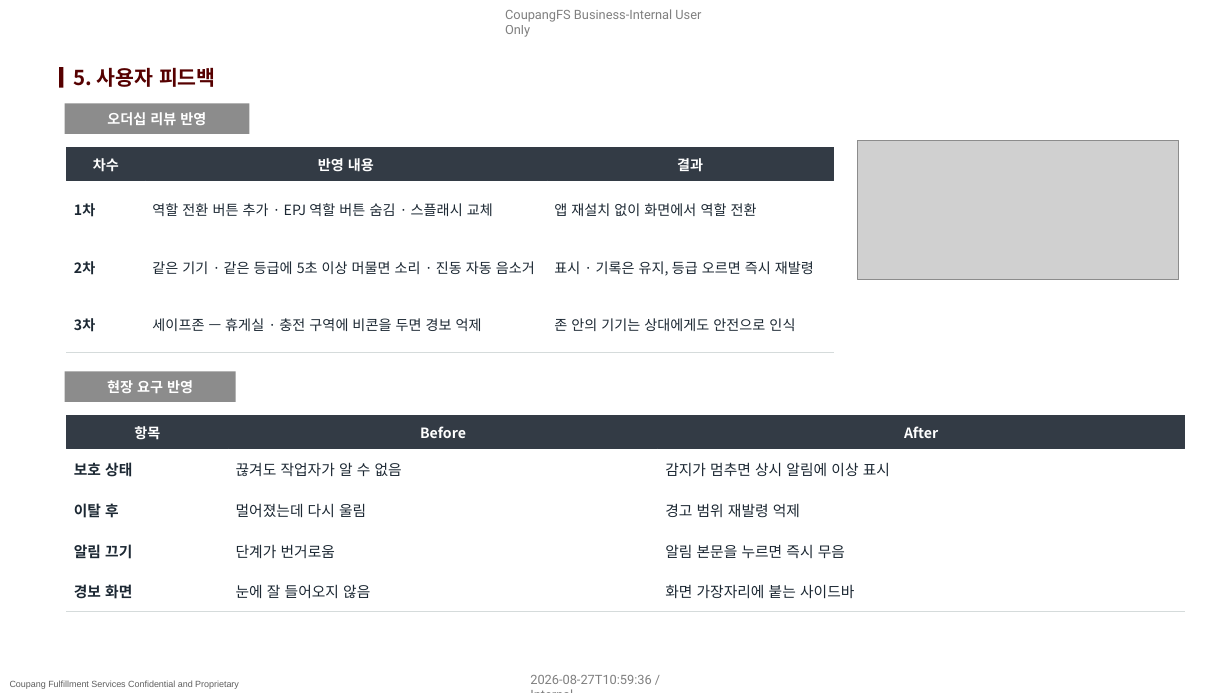
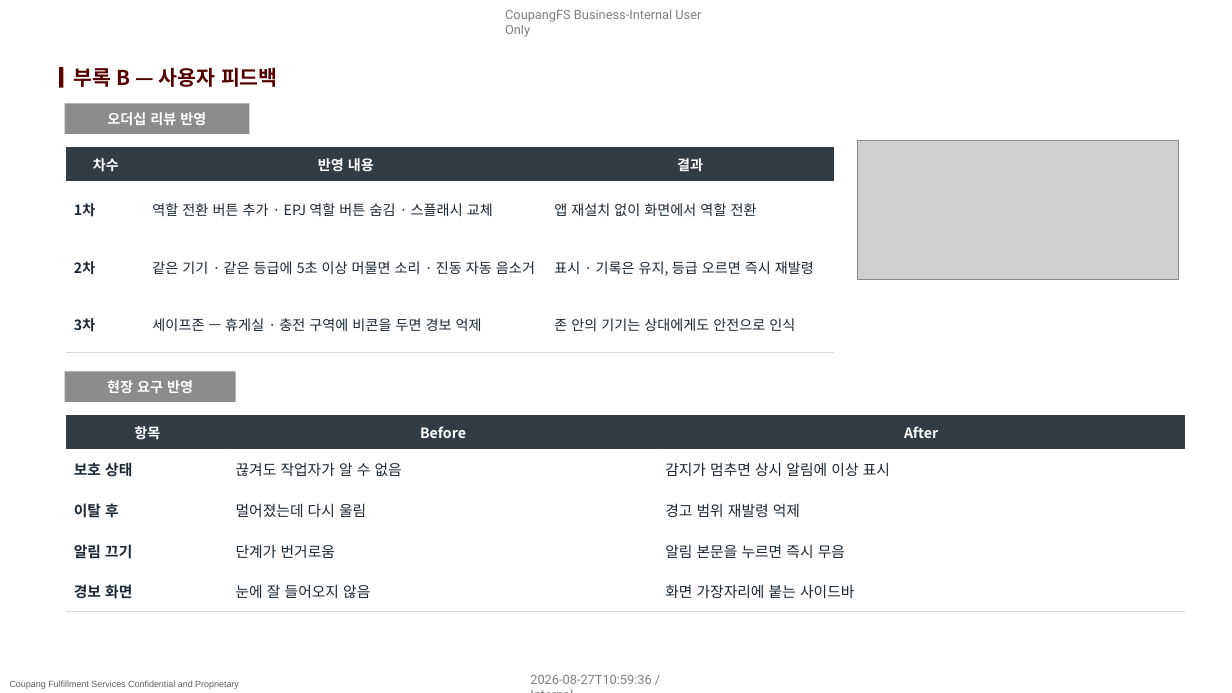
Before and after one commit to pslymzero-cyber/SafeAlert, a slide deck: slide 11 of docs/presentation/company_form/SafeAlert_보고_2026.08.pptx (slide 8 before the commit). Drawn at 1232x693 pixels with LibreOffice and Linux fonts; fonts in the diff are those of the drawing; grey boxes stand for pictures; background and template pictures are left out. Boxes give left, top, right and bottom in pixels: in the first picture for what was removed or moved away, otherwise in the second. Text is boxed around its words. In the diff, an @@ line names an element or a change of style, - is before the commit and + after.

```diff
--- a/docs/presentation/company_form/SafeAlert_보고_2026.08.pptx
+++ b/docs/presentation/company_form/SafeAlert_보고_2026.08.pptx
@@ title at bbox=[74, 67, 278, 87]: text changed @@
-5. 사용자 피드백
+부록 B — 사용자 피드백
```
Also in this commit, not shown: 10 other slides changed, 2 slides added, 1 slide removed, 2 other files.
